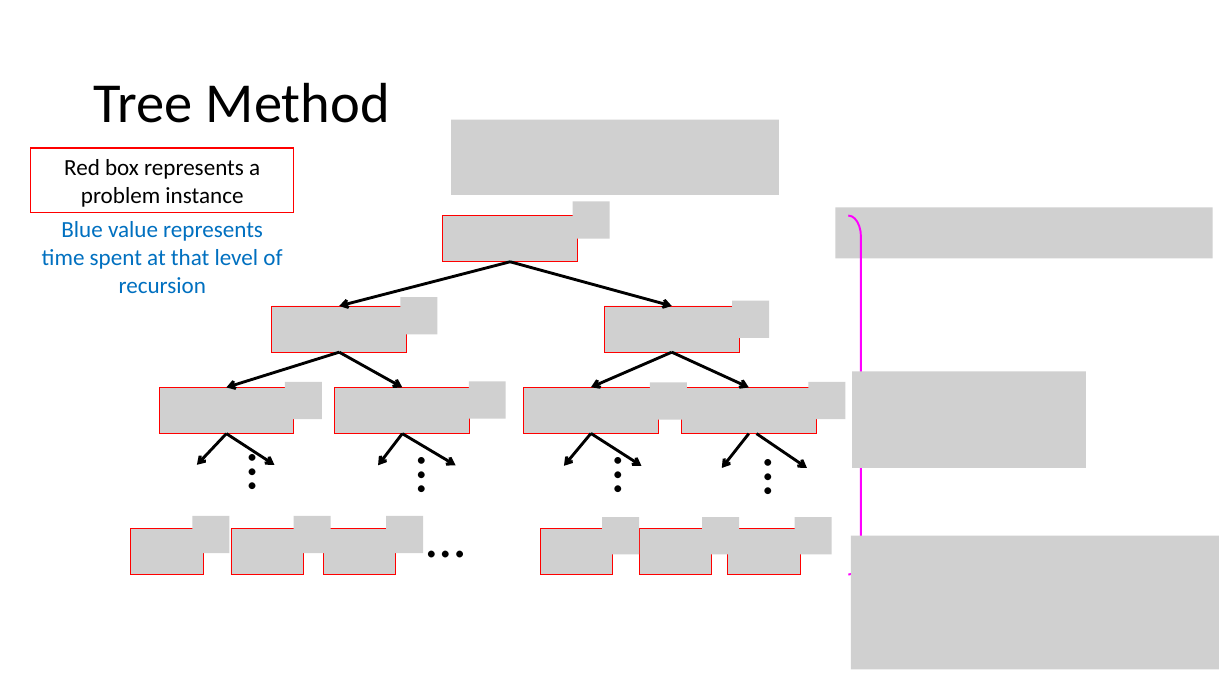
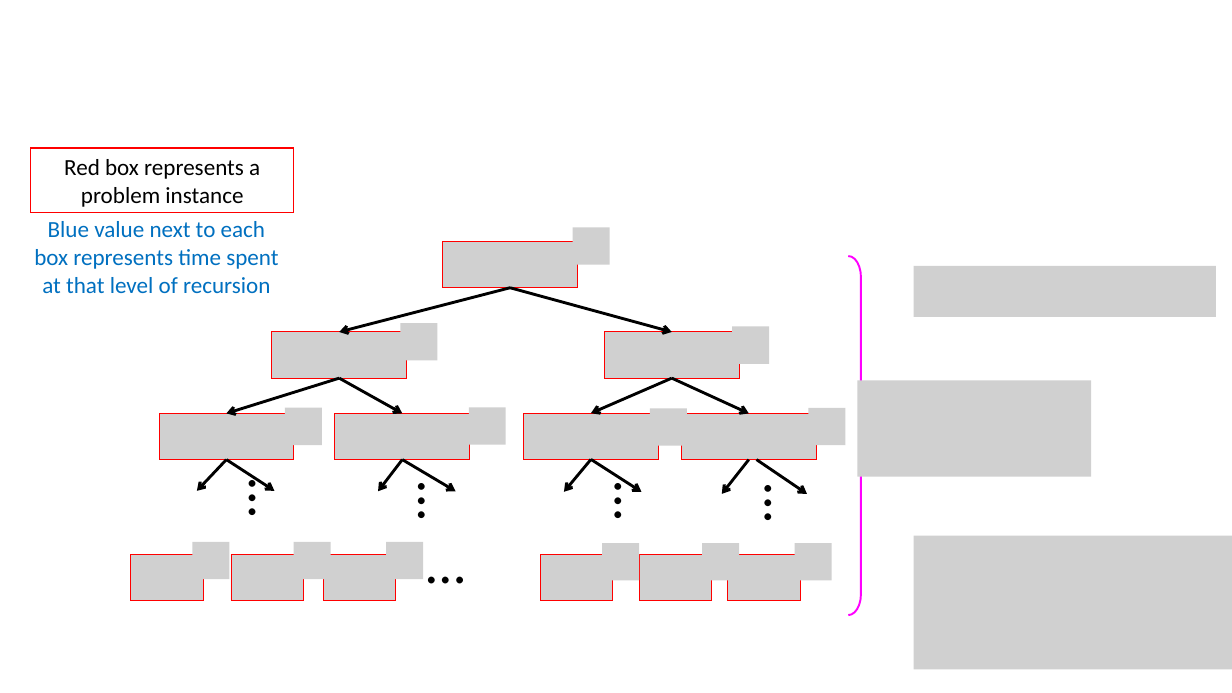
Before and after one commit to natebrunelle/cse332, a slide deck: slide 18 of markdown/files/slides/lecture5_recurrences.pptx. Drawn at 1232x693 pixels with LibreOffice and Linux fonts; fonts in the diff are those of the drawing; grey boxes stand for pictures. Boxes give left, top, right and bottom in pixels: in the first picture for what was removed or moved away, otherwise in the second. Text is boxed around its words. In the diff, an @@ line names an element or a change of style, - is before the commit and + after.

```diff
--- a/markdown/files/slides/lecture5_recurrences.pptx
+++ b/markdown/files/slides/lecture5_recurrences.pptx
@@ title removed at bbox=[94, 82, 390, 123] @@
-Tree Method
@@ picture removed at bbox=[451, 119, 779, 195] @@
@@ picture removed at bbox=[573, 201, 610, 238] @@
@@ picture removed at bbox=[836, 207, 1213, 258] @@
@@ text at bbox=[34, 221, 278, 293]: text changed @@
-Blue value represents time spent at that level of recursion
+Blue value next to each box represents time spent at that level of recursion
@@ left brace: place and size @@
-left brace at bbox=[848, 215, 873, 575]
+left brace at bbox=[848, 256, 873, 616]
@@ picture added at bbox=[914, 266, 1216, 317] @@
@@ picture removed at bbox=[400, 298, 437, 335] @@
@@ picture removed at bbox=[732, 300, 769, 337] @@
@@ picture removed at bbox=[285, 382, 322, 419] @@
@@ picture removed at bbox=[469, 382, 506, 419] @@
@@ picture removed at bbox=[650, 383, 687, 420] @@
@@ picture removed at bbox=[809, 382, 846, 419] @@
@@ picture: place and size @@
-picture at bbox=[852, 372, 1086, 468]
+picture at bbox=[858, 381, 1092, 477]
@@ picture removed at bbox=[192, 516, 229, 553] @@
@@ picture removed at bbox=[294, 516, 331, 553] @@
@@ picture removed at bbox=[386, 516, 423, 553] @@
@@ picture removed at bbox=[603, 518, 640, 555] @@
@@ picture removed at bbox=[702, 518, 739, 555] @@
@@ picture removed at bbox=[795, 518, 832, 555] @@
@@ picture: place and size @@
-picture at bbox=[851, 536, 1219, 670]
+picture at bbox=[914, 536, 1232, 670]
@@ 14 arrows, 13 pictures, 5 texts: place and size @@
-14 arrows, 13 pictures, 5 texts at bbox=[131, 215, 817, 575]
+14 arrows, 13 pictures, 5 texts at bbox=[131, 241, 817, 601]
@@ group added at bbox=[192, 227, 846, 580]: 13 pictures @@
```
Also in this commit, not shown: 11 other slides changed, 6 other files.
